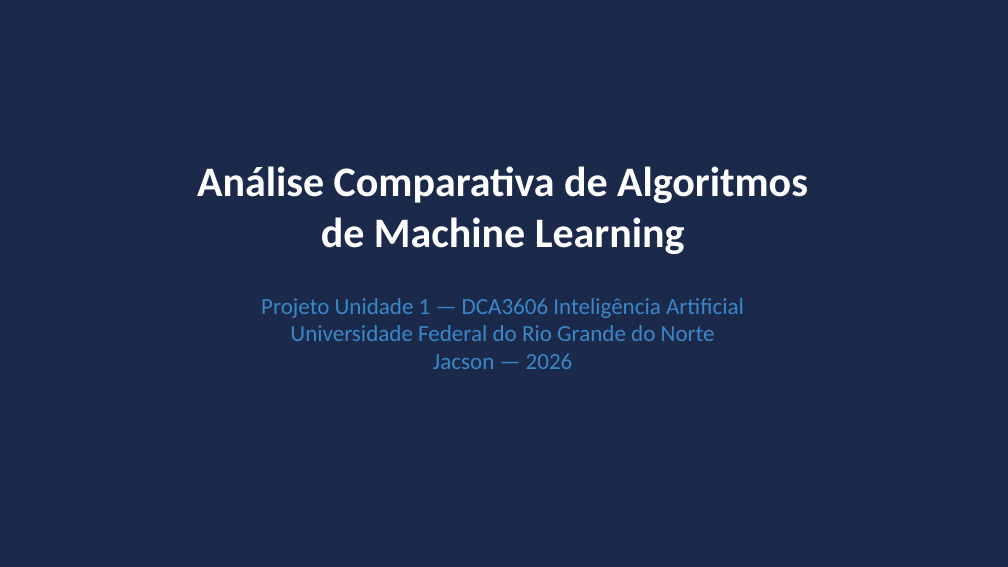
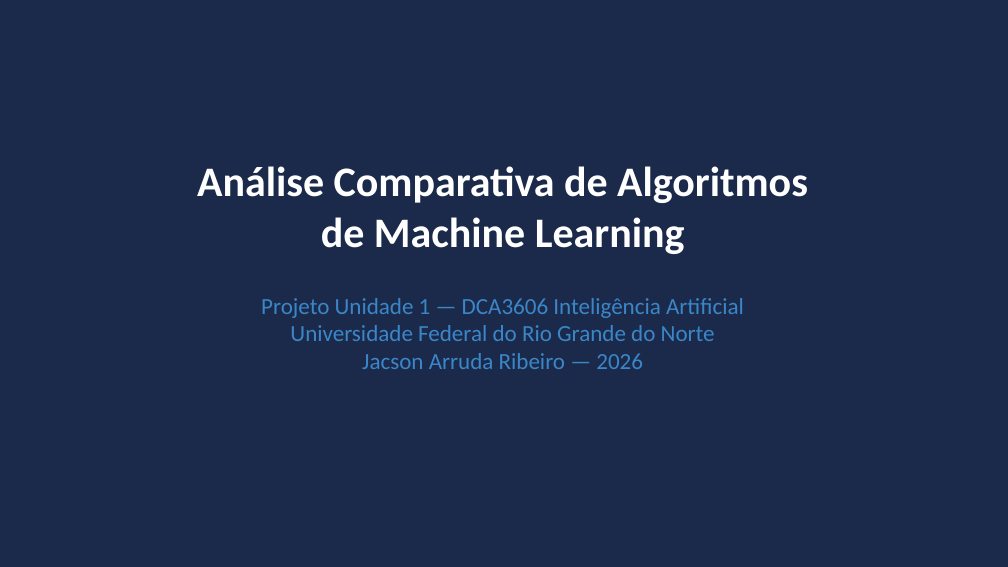
Before and after one commit to Jacsonrn/ufrn-dca3606-ml-comparative-analysis, a slide deck: slide 1 of Apresentacao_Projeto_ML.pptx. Drawn at 1008x567 pixels with LibreOffice and Linux fonts; fonts in the diff are those of the drawing. Boxes give left, top, right and bottom in pixels: in the first picture for what was removed or moved away, otherwise in the second. Text is boxed around its words. In the diff, an @@ line names an element or a change of style, - is before the commit and + after.

Commit message:
Atualiza nome do autor para Jacson Arruda Ribeiro na apresentacao

```diff
--- a/Apresentacao_Projeto_ML.pptx
+++ b/Apresentacao_Projeto_ML.pptx
@@ text at (261,298,744,369): text changed @@
-Projeto Unidade 1 — DCA3606 Inteligência Artificial
-Universidade Federal do Rio Grande do Norte
-Jacson — 2026
+Projeto Unidade 1 — DCA3606 Inteligência Artificial
+Universidade Federal do Rio Grande do Norte
+Jacson Arruda Ribeiro — 2026
```
Also in this commit, not shown: 1 other slide changed.
